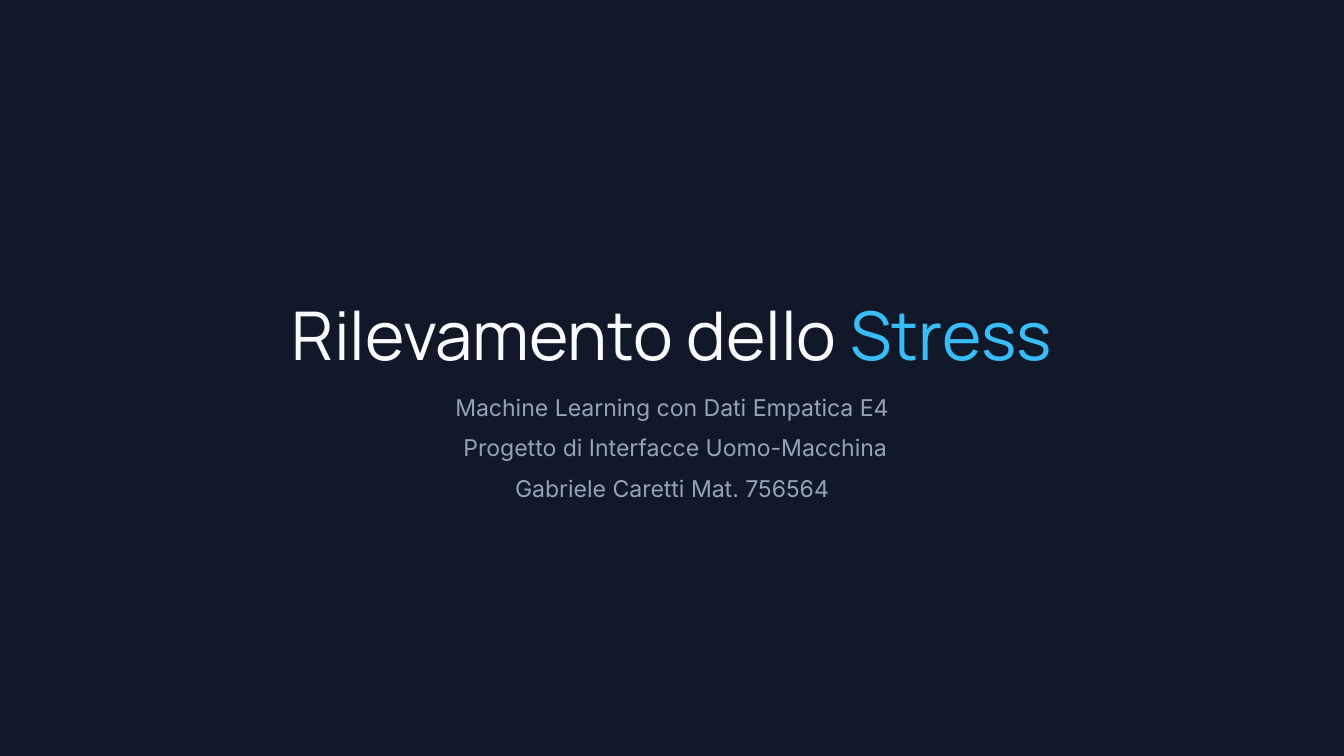
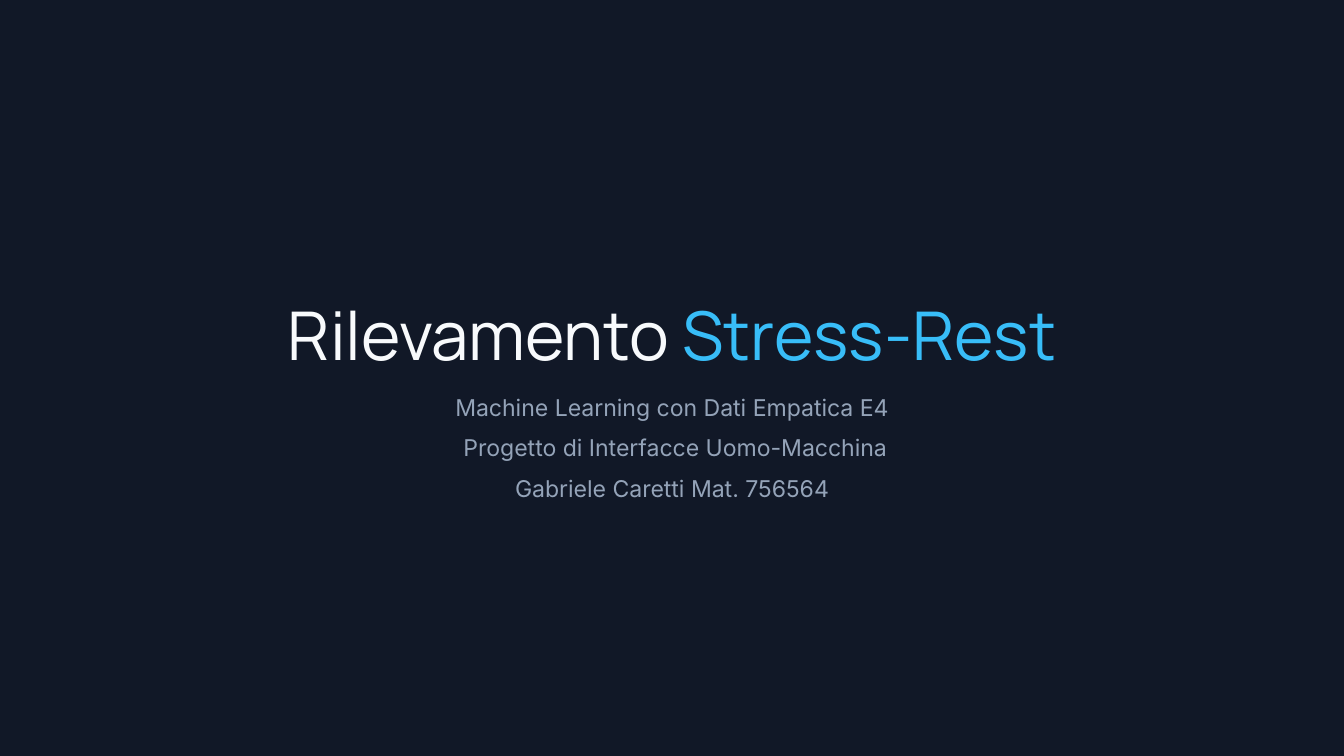
Before and after one commit to GABRYCA/ml-stress-rest, a slide deck: slide 1 of Progetto Interfacce Uomo-Macchina.pptx. Drawn at 1344x756 pixels with LibreOffice and Linux fonts; fonts in the diff are those of the drawing; background and template pictures are left out. Boxes give left, top, right and bottom in pixels: in the first picture for what was removed or moved away, otherwise in the second. Text is boxed around its words. In the diff, an @@ line names an element or a change of style, - is before the commit and + after.

```diff
--- a/Progetto Interfacce Uomo-Macchina.pptx
+++ b/Progetto Interfacce Uomo-Macchina.pptx
@@ text at (288, 310, 1055, 361): text changed @@
-Rilevamento dello Stress
+Rilevamento Stress-Rest
```
Also in this commit, not shown: 5 other slides changed, 3 slides added, 8 slides removed, 6 other files.
